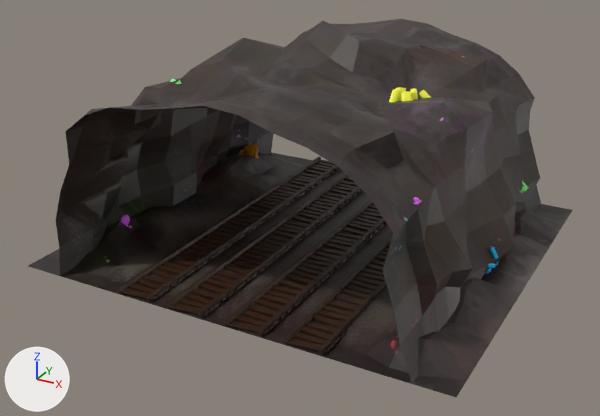
One commit to the FBX model Content/Assets/Tunnel Variation 2/tunnel variation 2.fbx: the scene before it, then after it.
Before and after are seen from a camera (50 mm lens) standing at (18.7, -36.3, 19.5) and looking at (-0.2, -1.8, 2.3). Arrows for +X, +Y and +Z are at lower left; the lights stay in place. The first picture is the older version. Where no turn or scale is listed for an object, it has been applied to the vertices.

Objects in the first picture: 'floor2_low', 'gem2_low', 'rails2_low'.
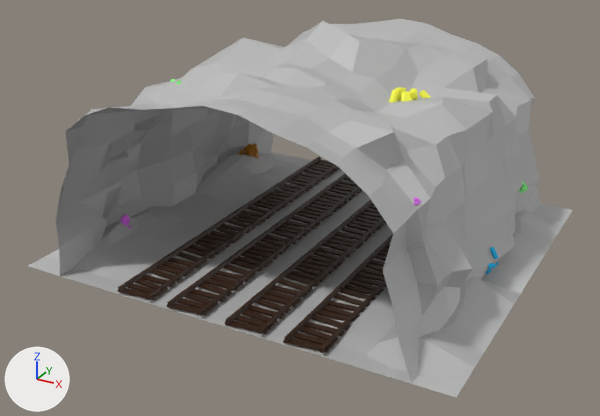
Boxes (x1, y1, x2, y2) around the edits, measured in the pictures (600 x 416 px):
```json
{"object": "floor2_low", "change": "recoloured", "before": [28, 19, 572, 397], "after": [28, 19, 572, 397], "on screen": "lighter"}
```

The change, as JSON lines over the scene's bpy script:
```json
{"op": "add", "block": "mat_lambert11", "code": ["mat_lambert11 = principled_material('lambert11')", "mat_lambert11.base_color = (0.5, 0.5, 0.5)  # grey #bcbcbc"]}
{"block": "me_mesh_001", "where": "me_mesh_001.from_pydata(...)  # 874 vertices, 792 faces; spans x -11.3..11.3, y -10.2..10.2, z -5.1..5.9"}
{"op": "remove", "block": "me_mesh_001", "code": "me_mesh_001.materials.append(mat_lambert9)  # picture img_tunnel_low_final_tunnel_basecolor_srgb_png"}
{"op": "add", "block": "me_mesh_001", "code": "me_mesh_001.materials.append(mat_lambert11)  # grey #bcbcbc"}
```
